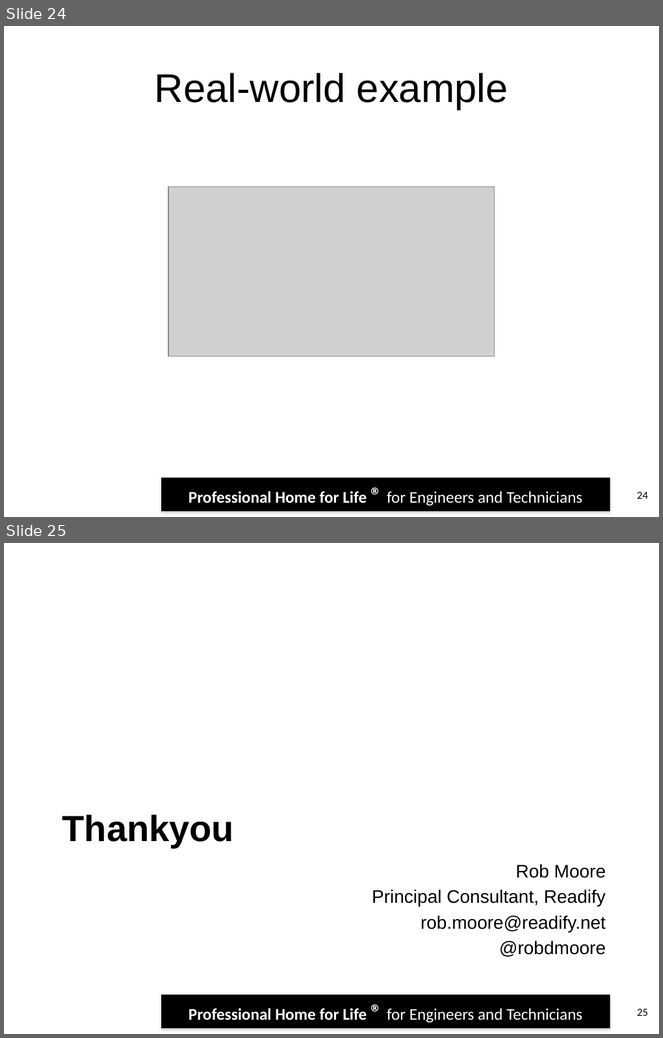
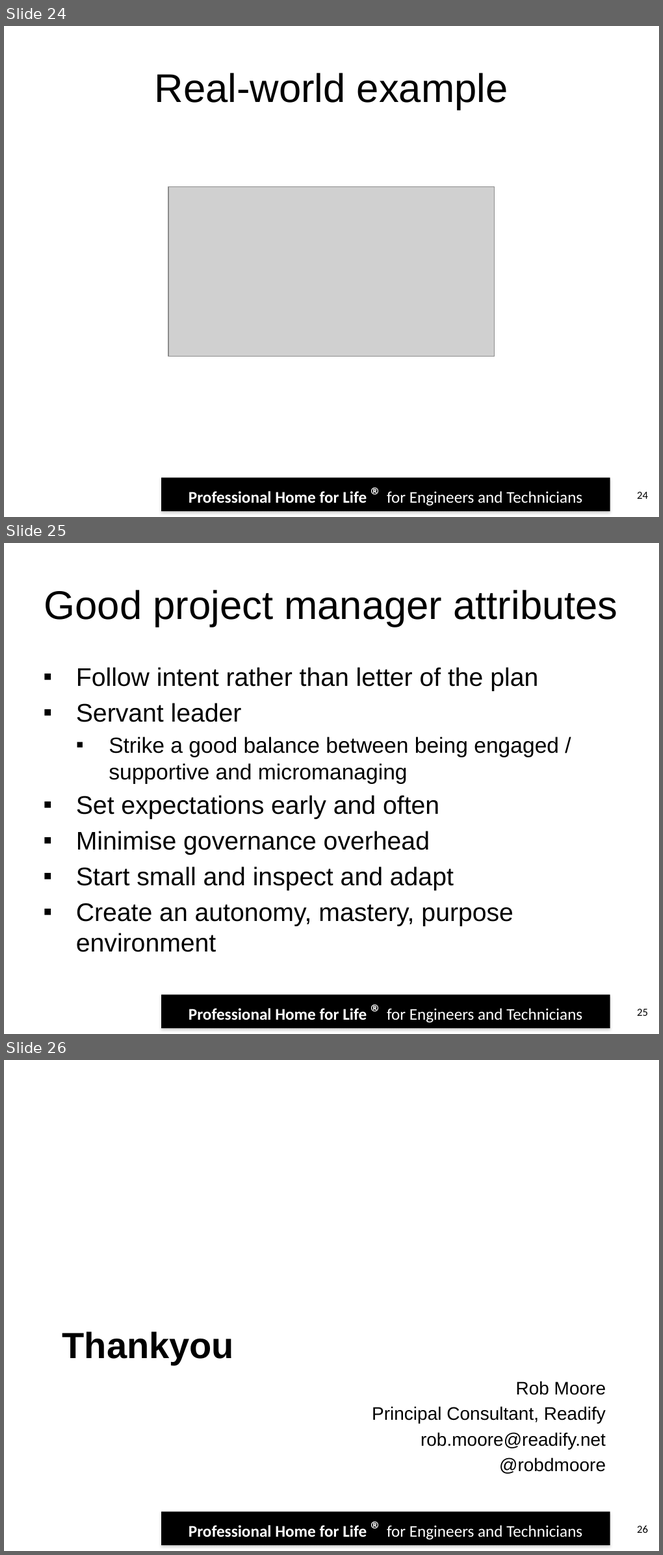
Before and after one commit to robdmoore/IETTimeManagementPresentation, a slide deck: TimeManagementAndProjectPlanning.pptx. Shown one above the other, each under a label of ours: slides 24 and 25 before the commit, slides 24, 25 and 26 after it. The pictures are 663x1038 and 663x1555 pixels, drawn with LibreOffice and Linux fonts; fonts in the diff are those of the drawing; grey boxes stand for pictures; background and template pictures are left out. Boxes give left, top, right and bottom in pixels: in the first picture for what was removed or moved away, otherwise in the second. Text is boxed around its words. In the diff, an @@ line names an element or a change of style, - is before the commit and + after.

```diff
--- a/TimeManagementAndProjectPlanning.pptx
+++ b/TimeManagementAndProjectPlanning.pptx
@@ slide 25 added at <box>4,543,659,1034</box>, background #FFFFFF; not listed: 1 template element that a slide beside it also shows @@
@@ title added at <box>44,590,618,627</box>, 44 pt, text #000000 @@
+Good project manager attributes
@@ text added at <box>76,667,559,927</box>, 28 pt, text #000000 @@
+▪ Follow intent rather than letter of the plan
+▪ Servant leader
+  ▪ Strike a good balance between being engaged / supportive and micromanaging
+▪ Set expectations early and often
+▪ Minimise governance overhead
+▪ Start small and inspect and adapt
+▪ Create an autonomy, mastery, purpose environment
@@ page number added at <box>637,1009,648,1016</box>, 12 pt, text #000000 @@
+25
@@ what was slide 25 is now slide 26 @@
@@ page number at <box>637,1525,648,1533</box>: text changed @@
-25
+26
```
Also in this commit, not shown: 1 slide changed, 1 other file.
